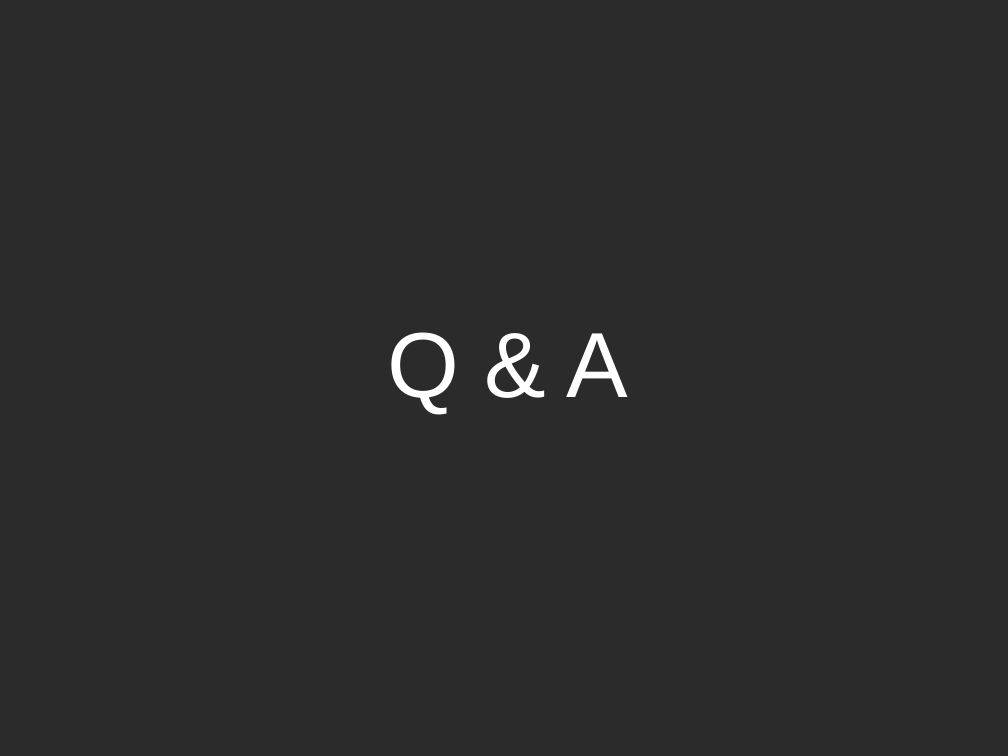
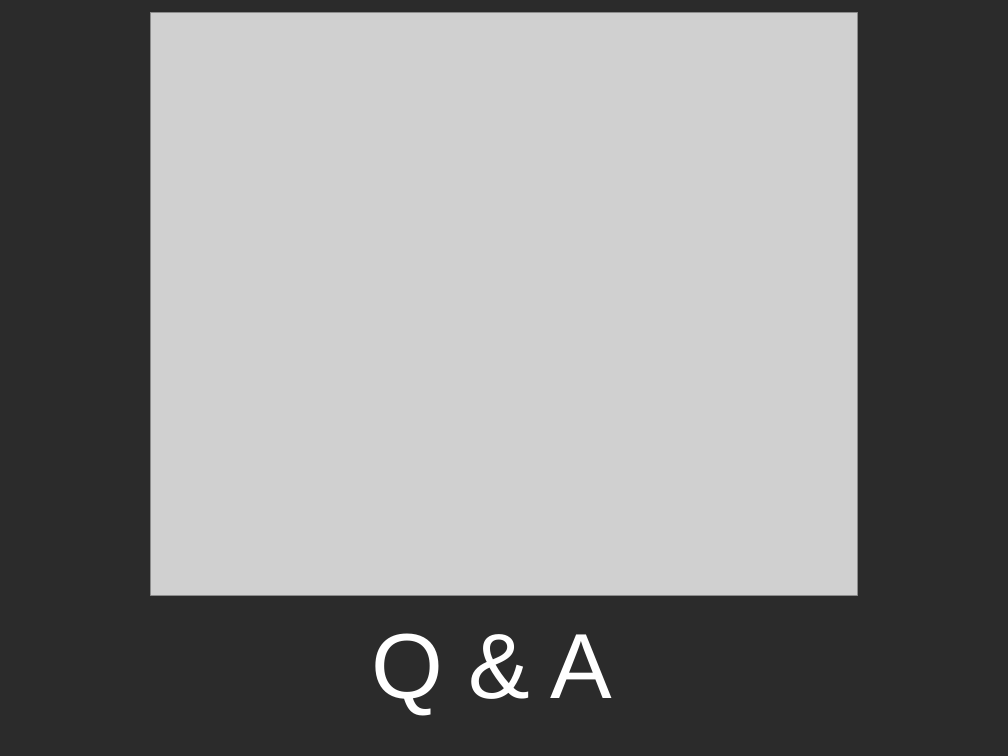
Before and after one commit to yellowb/redis-application-sharing, a slide deck: slide 36 of doc/SD_EP01_Redis_Adv_Application.pptx. Drawn at 1008x756 pixels with LibreOffice and Linux fonts; fonts in the diff are those of the drawing; grey boxes stand for pictures; background and template pictures are left out; a plain dark background stands for a picture behind light text. Boxes give left, top, right and bottom in pixels: in the first picture for what was removed or moved away, otherwise in the second. Text is boxed around its words. In the diff, an @@ line names an element or a change of style, - is before the commit and + after.

Commit message:
add PPT

```diff
--- a/doc/SD_EP01_Redis_Adv_Application.pptx
+++ b/doc/SD_EP01_Redis_Adv_Application.pptx
@@ picture added at box(151, 13, 858, 596) @@
@@ title "Q & A": place and size @@
-title "Q & A" at box(387, 332, 629, 414)
+title "Q & A" at box(371, 633, 613, 715)
```
Also in this commit, not shown: 1 other slide changed.
